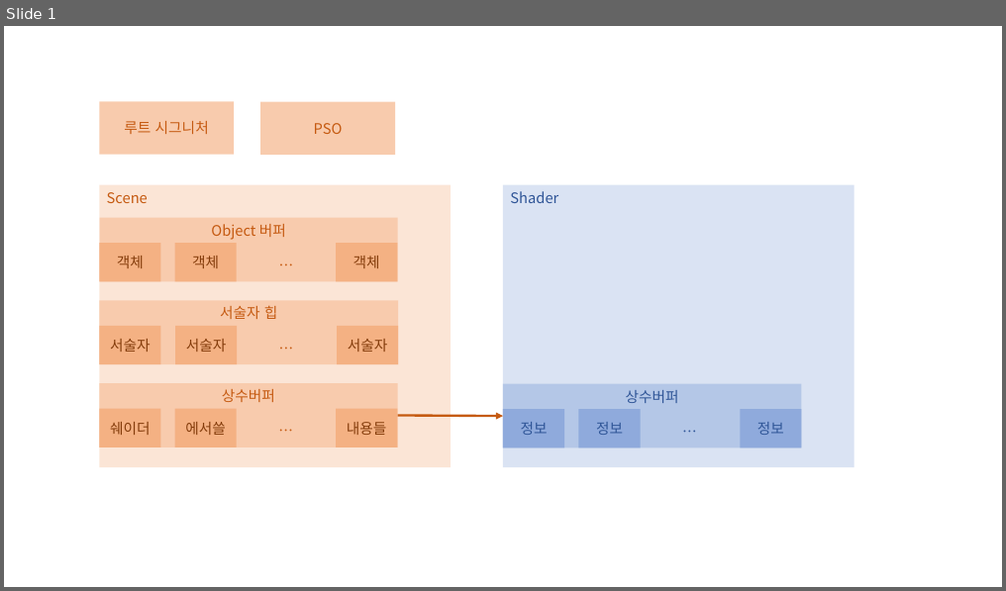
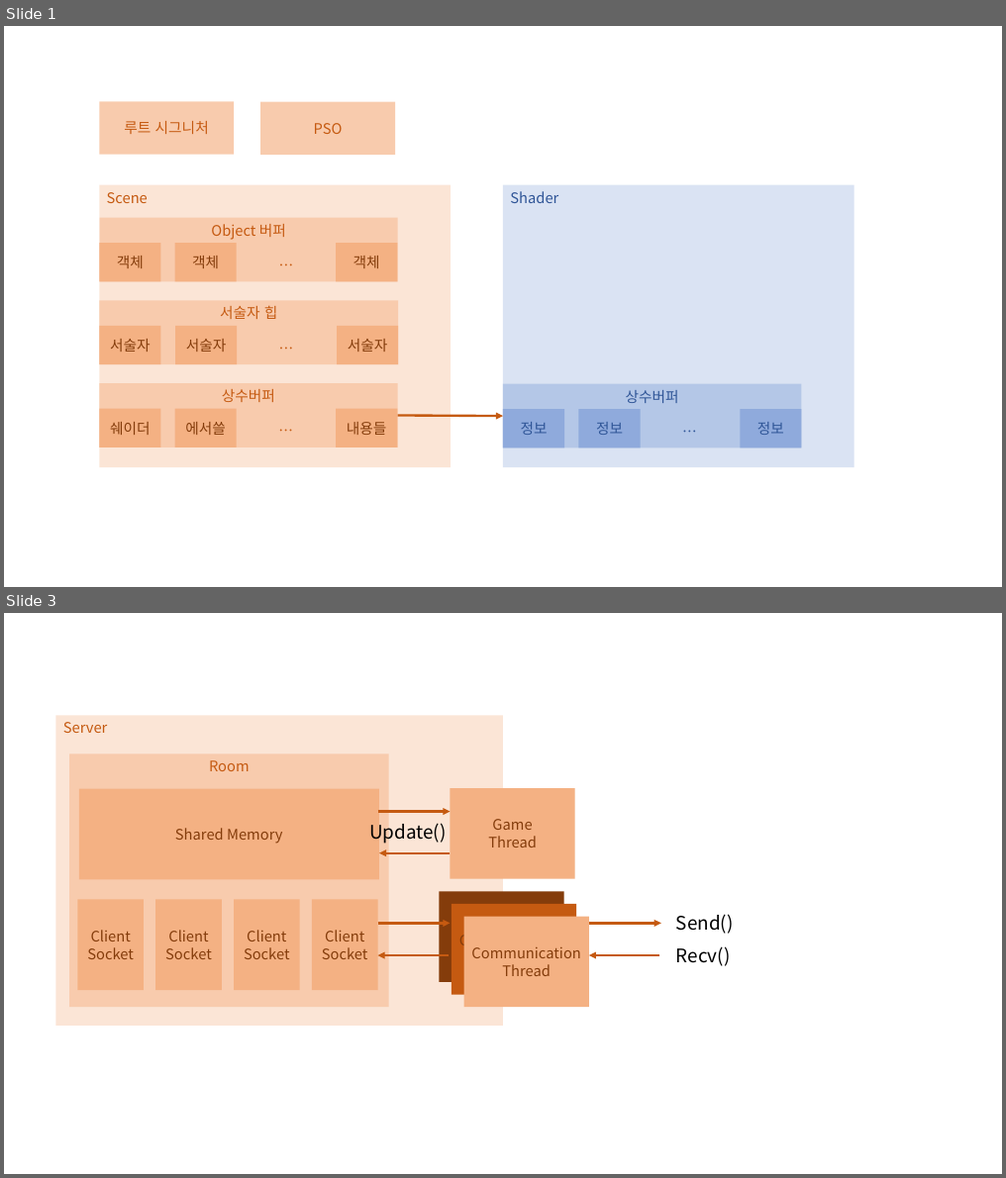
Before and after one commit to mado0421/morphosis, a slide deck: 문서/생각정리.pptx. Shown one above the other, each under a label of ours: slide 1 before the commit, slides 1 and 3 after it; the slides between them are not shown. The pictures are 1006x591 and 1006x1178 pixels, drawn with LibreOffice and Linux fonts; fonts in the diff are those of the drawing. Boxes give left, top, right and bottom in pixels: in the first picture for what was removed or moved away, otherwise in the second. Text is boxed around its words. In the diff, an @@ line names an element or a change of style, - is before the commit and + after.

```diff
--- a/문서/생각정리.pptx
+++ b/문서/생각정리.pptx
@@ slide 3 added at [4,613,1002,1174], background #FFFFFF @@
@@ rectangle added at [55,716,503,1026], fill #FBE5D6, 14 pt, text #C55A11 @@
+Server
@@ rectangle added at [70,754,389,1007], fill #F8CBAD, 14 pt, text #C55A11 @@
+Room
@@ rectangle added at [79,789,379,879], fill #F4B183, 14 pt, text #843C0B @@
+Shared Memory
@@ rectangle added at [450,788,575,878], fill #F4B183, 14 pt, text #843C0B @@
+Game
+Thread
@@ text added at [369,820,446,845], 18 pt, text #000000 @@
+Update()
@@ arrow added from (377, 811) to (450, 811), #C55A11 2.25 pt @@
@@ arrow added from (450, 854) to (379, 854), #C55A11 2.25 pt @@
@@ rectangle added at [77,900,144,990], fill #F4B183, 14 pt, text #843C0B @@
+Client
+Socket
@@ rectangle added at [156,900,222,990], fill #F4B183, 14 pt, text #843C0B @@
+Client
+Socket
@@ rectangle added at [234,900,300,990], fill #F4B183, 14 pt, text #843C0B @@
+Client
+Socket
@@ rectangle added at [312,900,377,990], fill #F4B183, 14 pt, text #843C0B @@
+Client
+Socket
@@ rectangle added at [439,891,564,982], fill #843C0B, 14 pt, text #843C0B @@
+Communication
+Thread
@@ rectangle added at [451,904,576,995], fill #C55A11, 14 pt, text #843C0B @@
+Communication
+Thread
@@ arrow added from (377, 924) to (450, 924), #C55A11 2.25 pt @@
@@ rectangle added at [464,916,589,1007], fill #F4B183, 14 pt, text #843C0B @@
+Communication
+Thread
@@ arrow added from (589, 924) to (661, 924), #C55A11 2.25 pt @@
@@ text added at [676,914,734,934], 18 pt, text #000000 @@
+Send()
@@ arrow added from (449, 956) to (377, 956), #C55A11 2.25 pt @@
@@ arrow added from (659, 956) to (589, 956), #C55A11 2.25 pt @@
@@ text added at [676,947,731,966], 18 pt, text #000000 @@
+Recv()
```
Also in this commit, not shown: 1 other slide added, 2 slides removed, 15 other files.
